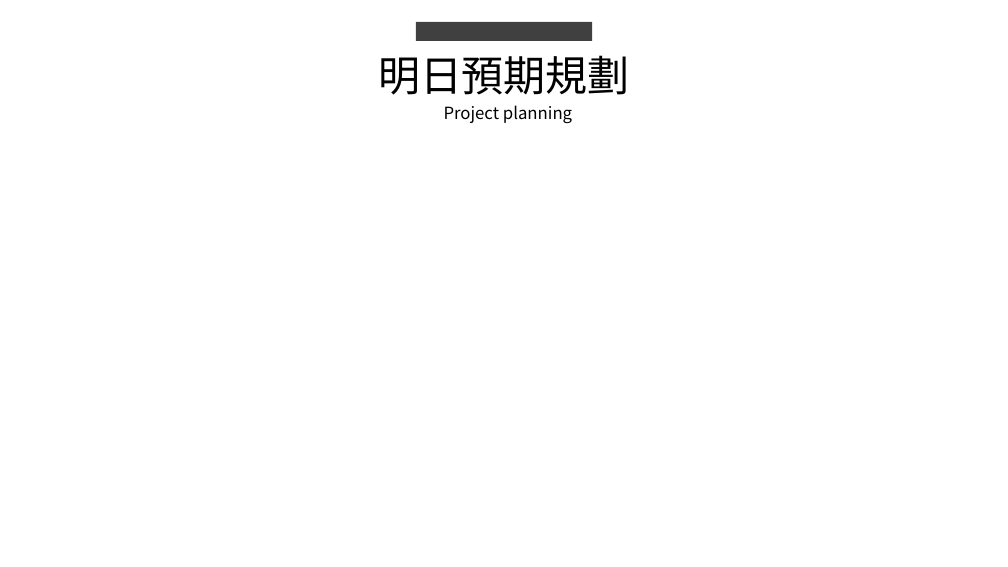
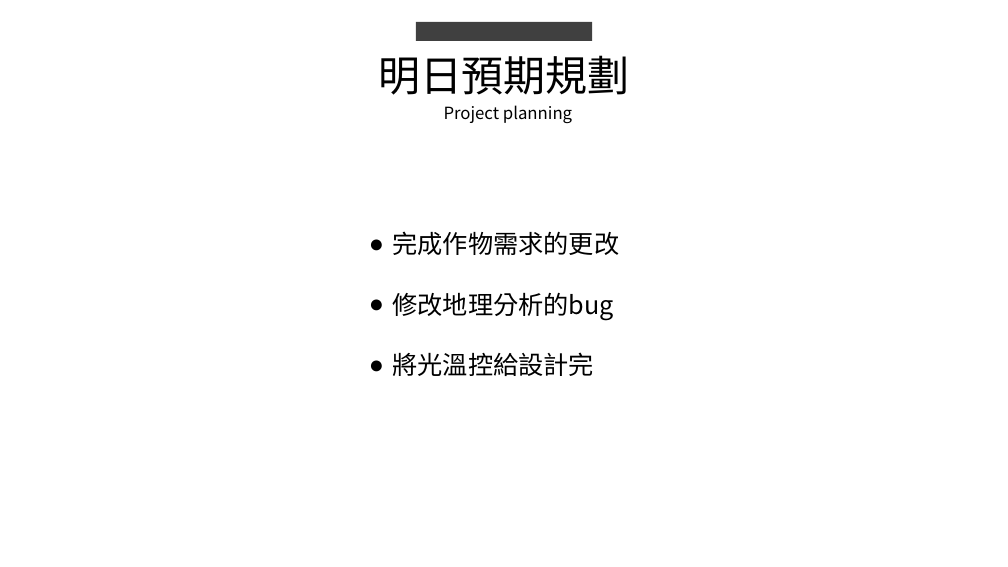
Before and after one commit to king637324/KnowledgeGreenhouseSystem, a slide deck: slide 7 of 工作日報_葉柏漢/2021.07.19(晚上加班)&2021.07.20工作日報_葉柏漢.pptx (slide 4 before the commit). Drawn at 1008x567 pixels with LibreOffice and Linux fonts; fonts in the diff are those of the drawing. Boxes give left, top, right and bottom in pixels: in the first picture for what was removed or moved away, otherwise in the second. Text is boxed around its words. In the diff, an @@ line names an element or a change of style, - is before the commit and + after.

```diff
--- a/工作日報_葉柏漢/2021.07.19(晚上加班)&2021.07.20工作日報_葉柏漢.pptx
+++ b/工作日報_葉柏漢/2021.07.19(晚上加班)&2021.07.20工作日報_葉柏漢.pptx
@@ text added at [393,231,620,376], 24 pt, text #000000 @@
+● 完成作物需求的更改
+● 修改地理分析的bug
+● 將光溫控給設計完
```
Also in this commit, not shown: 2 other slides changed, 3 slides added, 3 other files.
